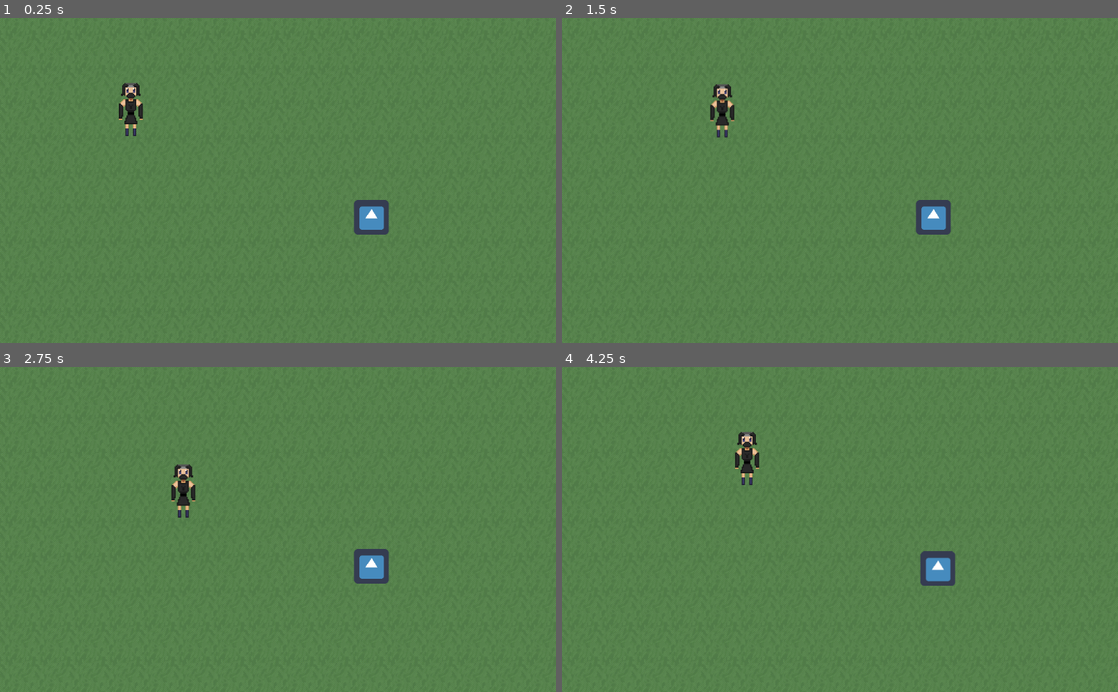
Above: before the commit, frames 1-4 (two rows, left to right).
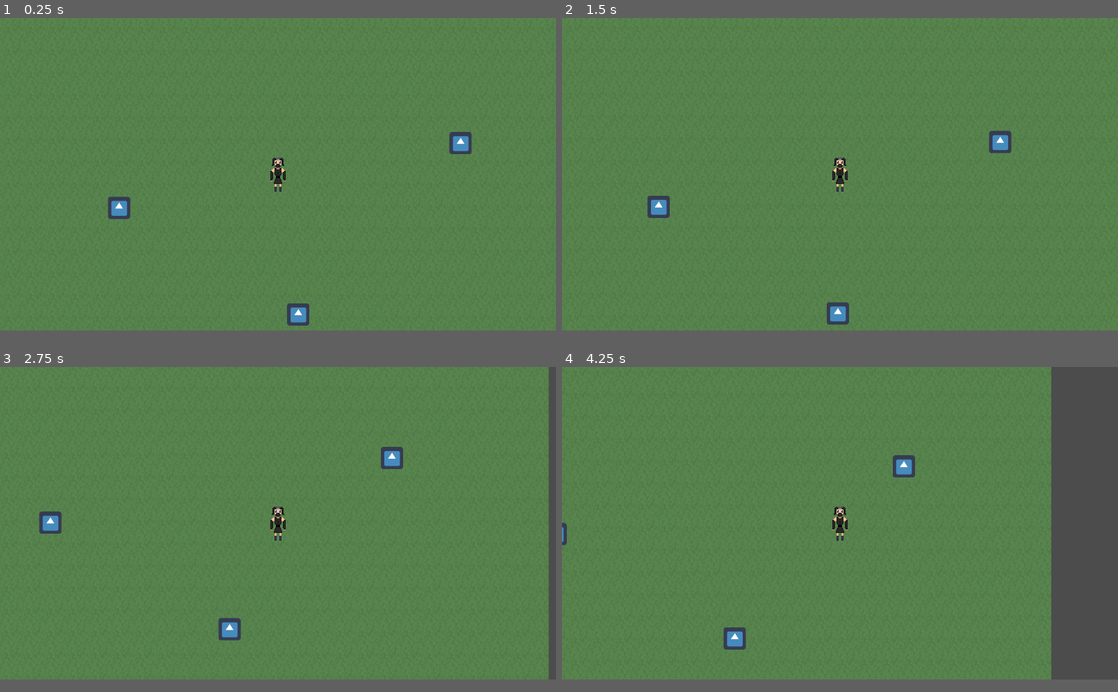
Above: after the commit, the same moments.

Repository: acknapp/silent-return
Game: Godot game, scene res://Main.tscn
Same seed, same stepped clock (60 frames per second), same inputs: the game is played once before the commit and once after it. The engine's default icon, where the game draws it, is replaced by a stand-in: a white triangle on a blue panel in a dark square.
Inputs:
- Up to frame 1 (0.25 s): no input
- Up to frame 2 (1.5 s): tap Enter at 0.5 s; hold Right (ui_right) 0.53-1.28 s; hold Down (ui_down) from 1.28 s (still down)
- Up to frame 3 (2.75 s): release Down (ui_down) at 2.03 s; hold Right (ui_right) from 2.03 s (still down)
- Up to frame 4 (4.25 s): release Right (ui_right) at 2.78 s; hold Up (ui_up) 2.78-3.53 s; hold Left (ui_left) from 3.53 s (still down)
The window is 800x468 before the commit and 800x450 after it. Grey fills any space a smaller window leaves; there, only what the larger window draws over its background counts as a difference.

The runs differ from the first frame. In frame 1, 2.2% of the frame differs, in the area x 0-100%, y 0-95%; in frame 2, 2.2%; in frame 3, 3.5%; in frame 4, 14%, in the area x 0-100%, y 0-97%.

Commit message:
have enemies able to chase the player, added a orthographic camera to follow player

Diff:
--- a/Enemies/WhiteTigerSamurai.tscn
+++ b/Enemies/WhiteTigerSamurai.tscn
@@ -21,6 +21,9 @@
 
 [node name="WhiteTigerSamurai" instance=ExtResource( 1 )]
 script = ExtResource( 2 )
+min_speed = 85
+max_speed = 150
+ACCELERATION = 30
 
 [node name="Sprite" parent="." index="0"]
 texture = ExtResource( 3 )
--- a/Main.tscn
+++ b/Main.tscn
@@ -9,16 +9,33 @@
 script = ExtResource( 1 )
 
 [node name="TextureRectBackground" type="TextureRect" parent="."]
-margin_right = 1121.0
-margin_bottom = 763.0
+margin_left = -709.0
+margin_top = -563.0
+margin_right = 1682.0
+margin_bottom = 987.0
 texture = ExtResource( 3 )
 stretch_mode = 2
 __meta__ = {
 "_edit_use_anchors_": false
 }
 
+[node name="Camera2D" type="Camera2D" parent="."]
+position = Vector2( 705.09, 332.58 )
+current = true
+
 [node name="Player" parent="." instance=ExtResource( 2 )]
-position = Vector2( 241, 168 )
+position = Vector2( 705.09, 332.58 )
+ACCELERATION = 150
+MAX_SPEED = 300
+
+[node name="RemoteTransform2D" type="RemoteTransform2D" parent="Player"]
+remote_path = NodePath("../../Camera2D")
+
+[node name="WhiteTigerSamurai2" parent="." instance=ExtResource( 4 )]
+position = Vector2( 247.621, 429.329 )
 
 [node name="WhiteTigerSamurai" parent="." instance=ExtResource( 4 )]
-position = Vector2( 684, 368 )
+position = Vector2( 1230.49, 243.01 )
+
+[node name="WhiteTigerSamurai3" parent="." instance=ExtResource( 4 )]
+position = Vector2( 763.274, 736.335 )
--- a/Player/Player.tscn
+++ b/Player/Player.tscn
@@ -10,6 +10,7 @@
 collision_layer = 2
 collision_mask = 9
 script = ExtResource( 2 )
+ACCELERATION = 200
 
 [node name="WorldCollisionShape2D" type="CollisionShape2D" parent="."]
 shape = SubResource( 1 )
--- a/project.godot
+++ b/project.godot
@@ -13,6 +13,11 @@
 config/name="Silent Return"
 run/main_scene="res://Main.tscn"
 config/icon="res://icon.png"
+
+[display]
+
+window/size/width=1600
+window/size/height=900
 
 [layer_names]
 
